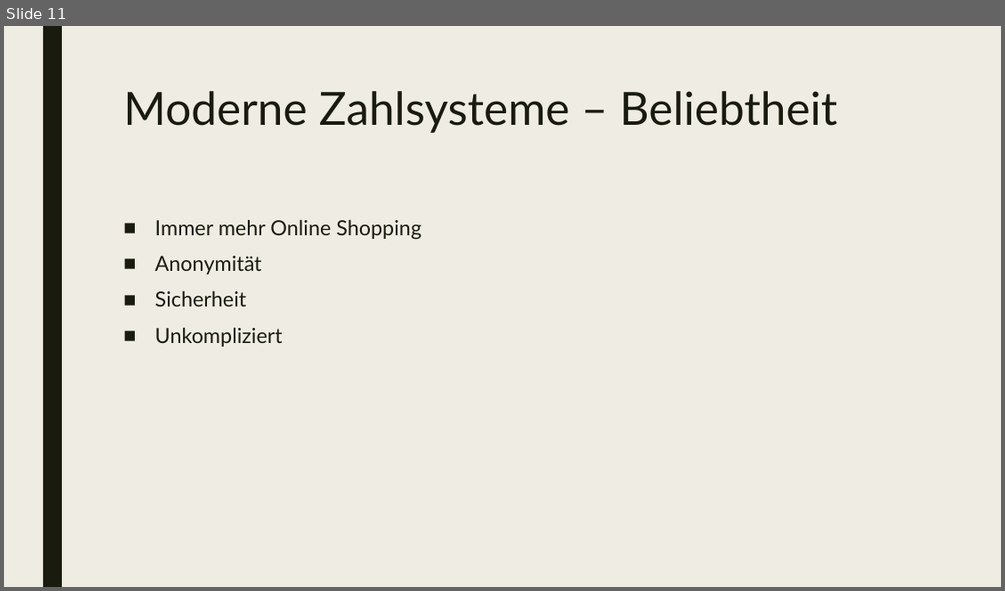
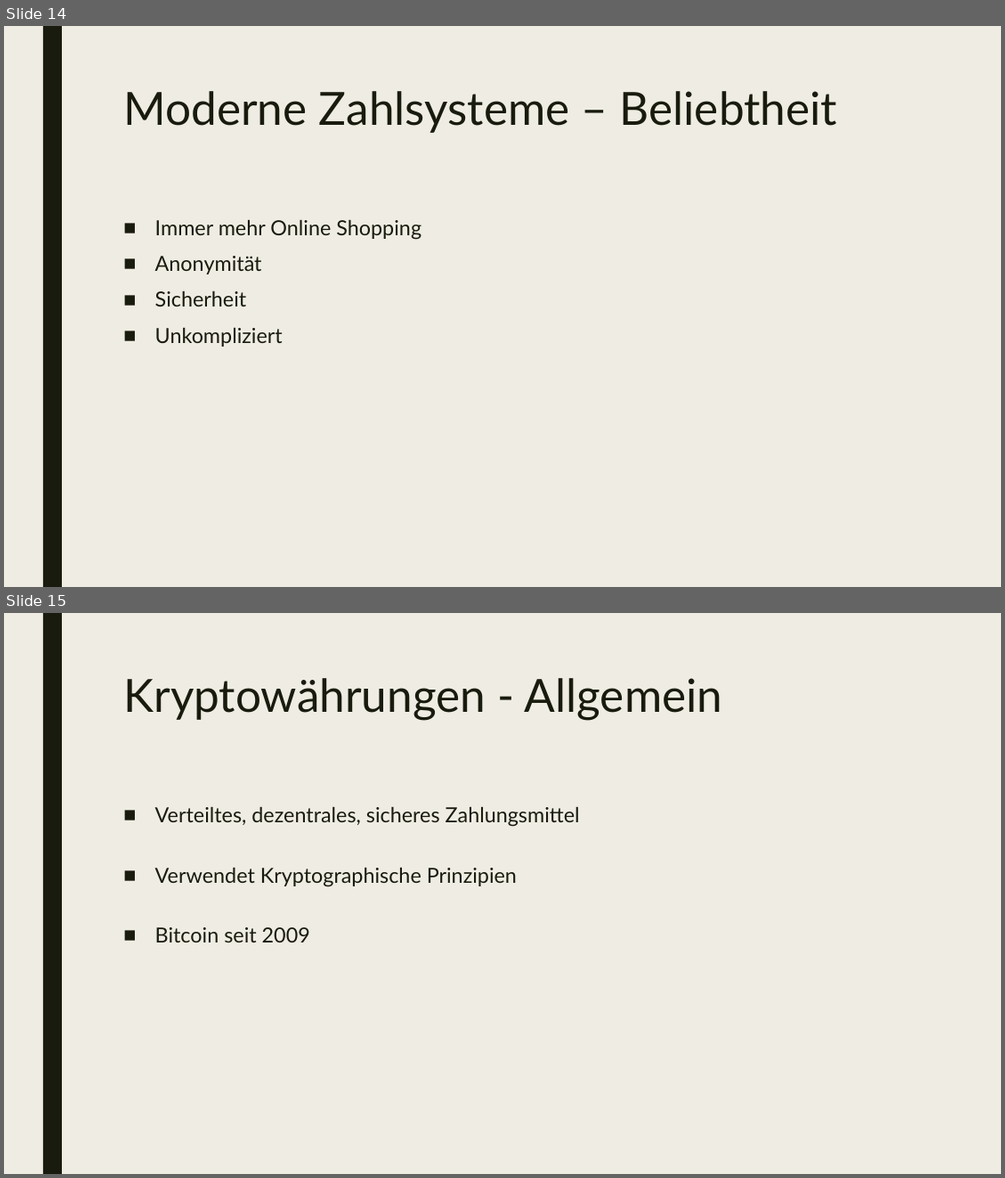
Before and after one commit to mwoelfer-tgm/ethik_presentation, a slide deck: presentation/Zahlungssysteme.pptx. Shown one above the other, each under a label of ours: slide 11 before the commit, slides 14 and 15 after it. The pictures are 1005x591 and 1005x1178 pixels, drawn with LibreOffice and Linux fonts; fonts in the diff are those of the drawing. Boxes give left, top, right and bottom in pixels: in the first picture for what was removed or moved away, otherwise in the second. Text is boxed around its words. In the diff, an @@ line names an element or a change of style, - is before the commit and + after.

```diff
--- a/presentation/Zahlungssysteme.pptx
+++ b/presentation/Zahlungssysteme.pptx
@@ slide 15 added at [4, 613, 1001, 1174], background #EFEDE3; not listed: 1 template element that a slide beside it also shows @@
@@ title added at [123, 678, 723, 720], 44 pt, text #191B0E @@
+Kryptowährungen - Allgemein
@@ text added at [155, 806, 580, 942], 20 pt, text #191B0E @@
+■ Verteiltes, dezentrales, sicheres Zahlungsmittel
+■ Verwendet Kryptographische Prinzipien
+■ Bitcoin seit 2009
@@ what was slide 11 is now slide 14 @@
```
Also in this commit, not shown: 1 slide changed, 8 other slides added, 1 slide removed, 1 other file.
